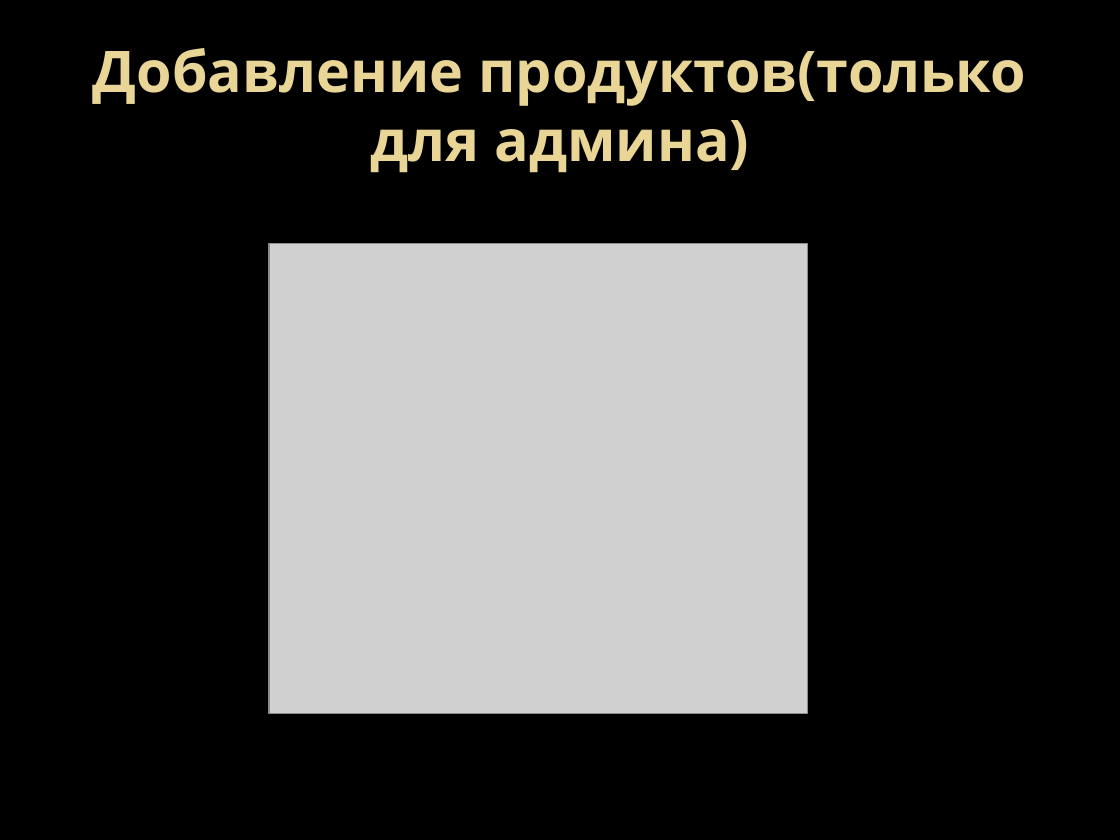
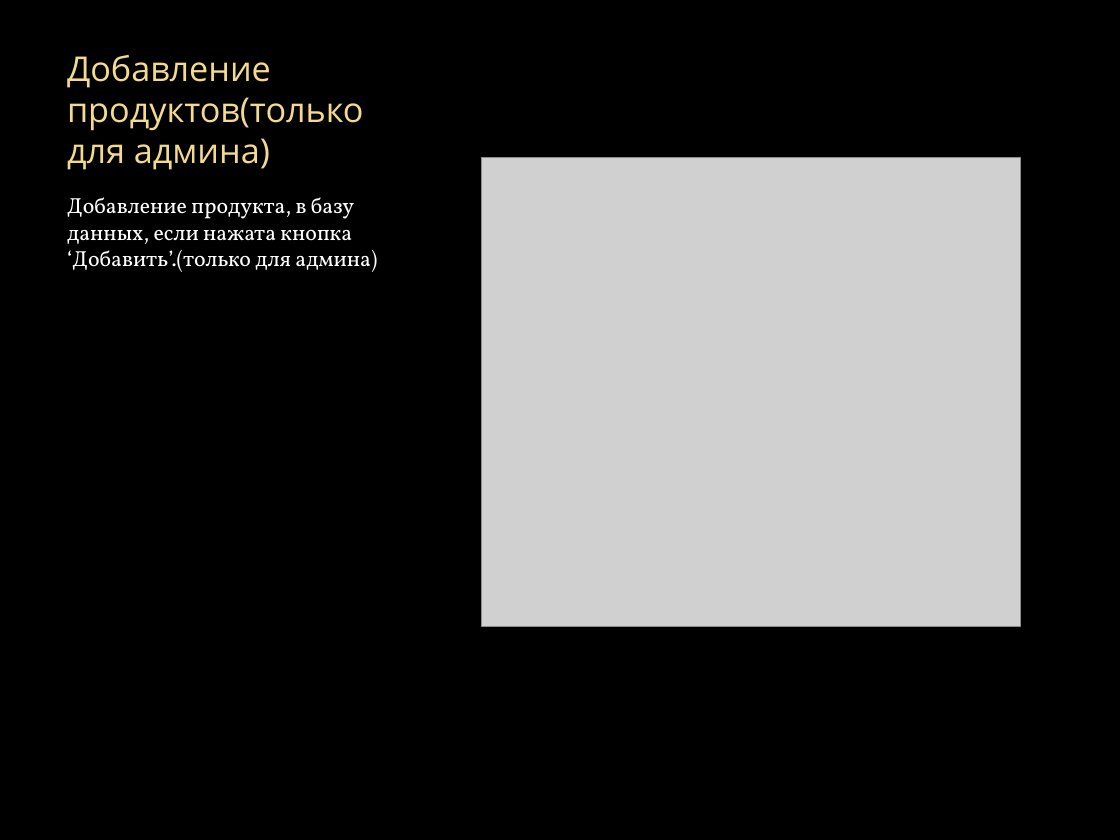
Before and after one commit to Kirill-Kuznetsov-git/online-shop, a slide deck: slide 10 of presentation.pptx. Drawn at 1120x840 pixels with LibreOffice and Linux fonts; fonts in the diff are those of the drawing; grey boxes stand for pictures; background and template pictures are left out. Boxes give left, top, right and bottom in pixels: in the first picture for what was removed or moved away, otherwise in the second. Text is boxed around its words. In the diff, an @@ line names an element or a change of style, - is before the commit and + after.

```diff
--- a/presentation.pptx
+++ b/presentation.pptx
@@ title "Добавление продуктов(только для админа)" at [67,55,364,170]: size 36.9 to 22 pt, text colour gradient #EAD696 to #E7D081 to #F4DB8C, bold off; alignment centre to left; vertical alignment middle to bottom @@
@@ picture: place and size @@
-picture at [269,244,808,713]
+picture at [482,157,1020,626]
@@ text added at [67,197,377,272], 14 pt, text #FFFFFF @@
+Добавление продукта, в базу данных, если нажата кнопка ‘Добавить’.(только для админа)
```
Also in this commit, not shown: 1 other slide changed, 7 slides added, 8 slides removed.
